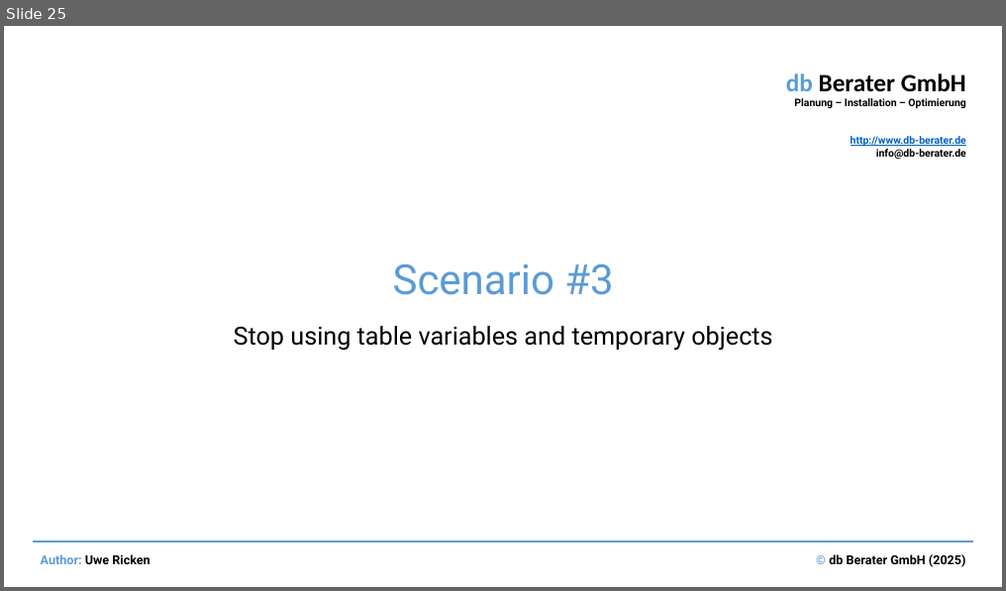
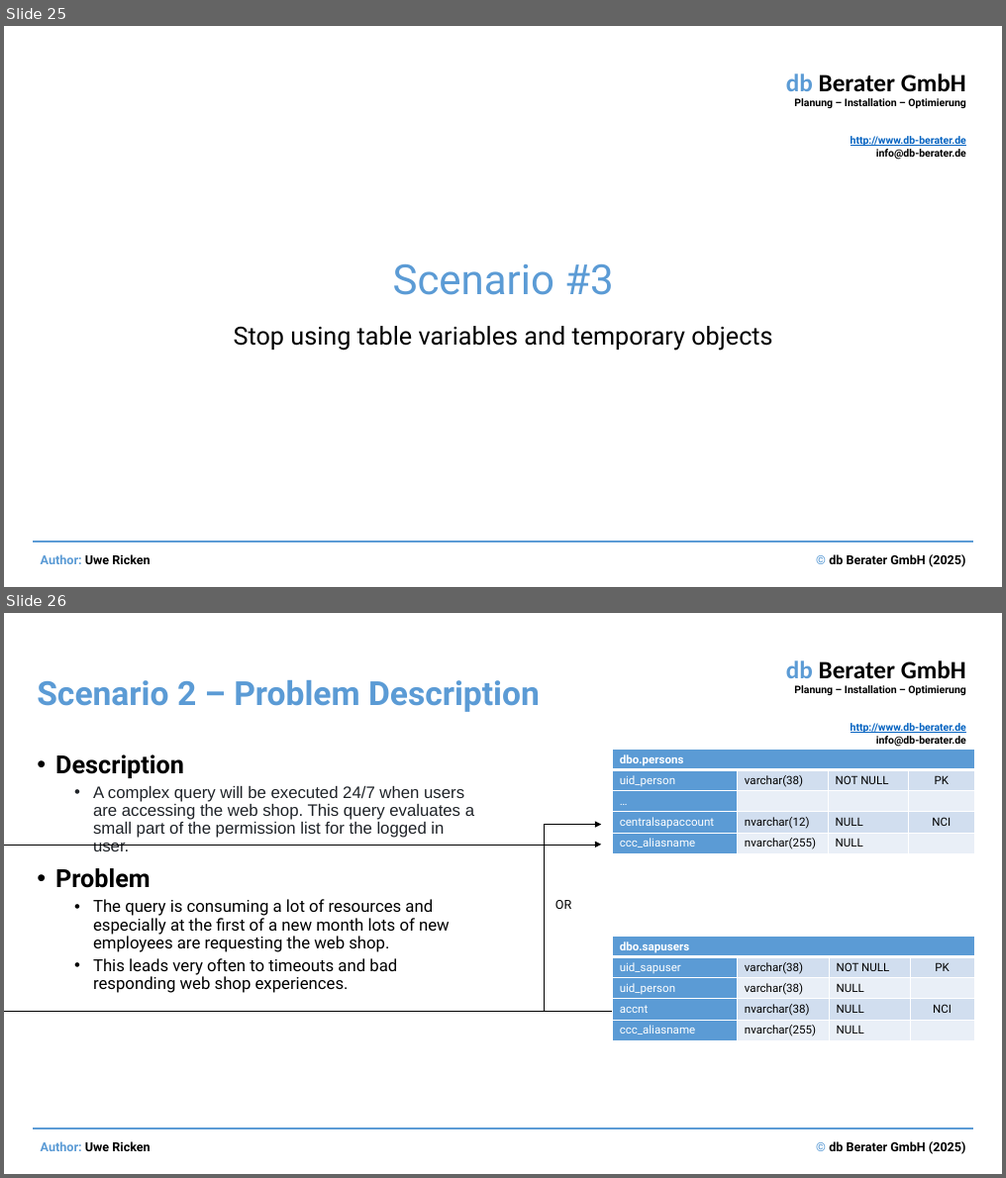
Before and after one commit to uricken1964/Workshop---Making-Bad-Codes-Better, a slide deck: Documents and Preparation/Performance optimization by identifying and correcting bad SQL code.pptx. Shown one above the other, each under a label of ours: slide 25 before the commit, slides 25 and 26 after it. The pictures are 1006x591 and 1006x1178 pixels, drawn with LibreOffice and Linux fonts; fonts in the diff are those of the drawing. Boxes give left, top, right and bottom in pixels: in the first picture for what was removed or moved away, otherwise in the second. Text is boxed around its words. In the diff, an @@ line names an element or a change of style, - is before the commit and + after.

```diff
--- a/Documents and Preparation/Performance optimization by identifying and correcting bad SQL code.pptx
+++ b/Documents and Preparation/Performance optimization by identifying and correcting bad SQL code.pptx
@@ slide 26 added at bbox=[4, 613, 1002, 1174], background #FFFFFF; not listed: 4 template elements that a slide beside it also shows @@
@@ title added at bbox=[37, 680, 540, 712], 32 pt, text #5B9BD5, bold @@
+Scenario 2 – Problem Description
@@ text added at bbox=[55, 755, 474, 993], 16 pt, text #000000 @@
+• Description
+  • A complex query will be executed 24/7 when users are accessing the web shop. This query evaluates a small part of the permission list for the logged in user.
+• Problem
+  • The query is consuming a lot of resources and especially at the first of a new month lots of new employees are requesting the web shop.
+  • This leads very often to timeouts and bad responding web shop experiences.
@@ table added at bbox=[612, 750, 973, 856], 5 rows, 4 columns @@
+dbo.persons |  |  | 
+uid_person | varchar(38) | NOT NULL | PK
+… |  |  | 
+centralsapaccount | nvarchar(12) | NULL | NCI
+ccc_aliasname | nvarchar(255) | NULL | 
@@ elbow arrow added from (612, 1011) to (601, 825), #000000 0.5 pt @@
@@ elbow arrow added from (601, 1011) to (601, 845), #000000 0.5 pt @@
@@ rectangle added at bbox=[601, 835, 612, 855], fill #FFFFFF @@
@@ text added at bbox=[555, 900, 571, 909], 12 pt, text #000000 @@
+OR
@@ table added at bbox=[612, 937, 974, 1043], 5 rows, 4 columns @@
+dbo.sapusers |  |  | 
+uid_sapuser | varchar(38) | NOT NULL | PK
+uid_person | varchar(38) | NULL | 
+accnt | nvarchar(38) | NULL | NCI
+ccc_aliasname | nvarchar(255) | NULL | 
@@ rectangle added at bbox=[601, 1001, 612, 1021], fill #FFFFFF @@
```
Also in this commit, not shown: 1 other slide added, 1 slide removed, 16 other files.
